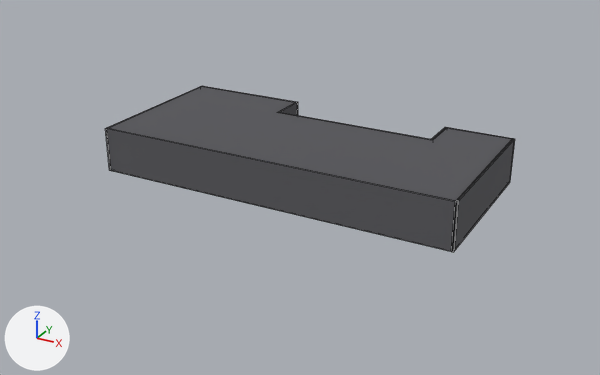
The Blender file lecoach_gym.blend as it was, and as the next commit left it.
Camera for both pictures: a 50 mm camera at (32.1, -58.8, 28.5) aimed at (0.3, -1.0, -0.4). Every picture has the same lights, and +X, +Y and +Z are marked at lower left. The picture after the commit comes second. Mesh edges are drawn as thin lines.

In view in the first picture: 'Ceiling', 'E_front', 'E_funcback', 'E_funcstep', 'E_left', 'E_legback', 'E_legstep', 'E_mainback', 'E_right'.
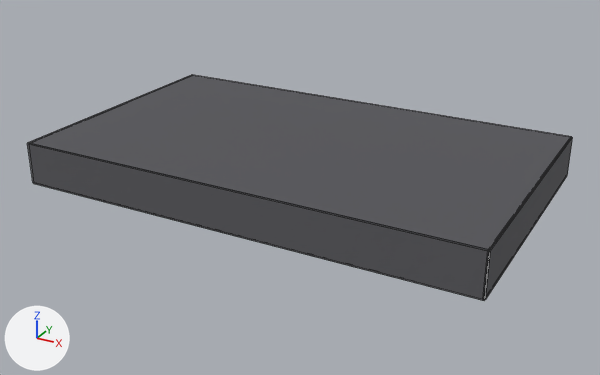
Not visible in the pictures: 'Wall_Left'.

Boxes (x1, y1, x2, y2) around the edits, measured in the pictures (600 x 375 px):
'Ceiling', reshaped (35% wider, 53% taller)
    before: (109, 86, 512, 201)
    after: (28, 74, 572, 250)
'Wall_Front', added
    after: (27, 144, 489, 300)
'E_front', deleted
    before: (105, 128, 459, 251)
'Wall_Right', added
    after: (484, 137, 573, 300)
'E_right', deleted
    before: (451, 139, 514, 252)
'Floor', reshaped (not visible before)
    after: (34, 183, 485, 301)
'E_left', deleted
    before: (105, 86, 201, 171)
'E_legstep', deleted
    before: (277, 102, 298, 115)
'E_mainback', deleted
    before: (278, 112, 431, 140)
'E_funcback', deleted
    before: (447, 127, 515, 180)
'E_legback', deleted
    before: (204, 86, 298, 113)
'E_funcstep', deleted
    before: (431, 127, 447, 140)

The change, as a list of edits to the scene's bpy script:
```text
Change me_floor:
    verts and faces of me_floor; kept vertices keep their numbers, new ones are numbered from 8
    remove me_floor.from_pydata(...)  # 8 vertices, 1 face; spans x -16.0..16.0, y -6.5..8.0, z 0.0
    add me_floor.from_pydata(...)  # 8 vertices, 6 faces; spans x -20.0..20.0, y -11.9..11.9, z -0.1..0.0
    me_floor part 1
    add delete_vertices([*range(0, 8)])  # with the faces that use them
    add verts[8] = (-20.0, -11.9, -0.1)  # pixel (33, 183)
    add verts[9] = (-20.0, -11.9, 0.0)  # pixel (33, 182)
    add verts[10] = (-20.0, 11.9, -0.1)
    add verts[11] = (-20.0, 11.9, 0.0)
    add for new, old in zip([*range(12, 16)], [*range(8, 12)]): verts[new] = verts[old] + (40.0, 0.0, 0.0)
    add faces += [(8, 9, 11, 10), (10, 11, 15, 14), (12, 14, 15, 13), (8, 12, 13, 9), (8, 10, 14, 12), (9, 13, 15, 11)]
Change me_ceiling:
    verts and faces of me_ceiling; kept vertices keep their numbers, new ones are numbered from 8
    remove me_ceiling.from_pydata(...)  # 8 vertices, 1 face; spans x -16.0..16.0, y -6.5..8.0, z 4.0
    add me_ceiling.from_pydata(...)  # 8 vertices, 6 faces; spans x -20.0..20.0, y -11.9..11.9, z 3.6..3.7
    me_ceiling part 2
    add delete_vertices([*range(0, 8)])  # with the faces that use them
    add verts[8] = (-20.0, -11.9, 3.6)  # pixel (28, 143)
    add verts[9] = (-20.0, -11.9, 3.7)  # pixel (27, 142)
    add verts[10] = (-20.0, 11.9, 3.6)  # pixel (192, 75)
    add verts[11] = (-20.0, 11.9, 3.7)  # pixel (192, 74)
    add for new, old in zip([*range(12, 16)], [*range(8, 12)]): verts[new] = verts[old] + (40.0, 0.0, 0.0)
    add faces += [(8, 9, 11, 10), (10, 11, 15, 14), (12, 14, 15, 13), (8, 12, 13, 9), (8, 10, 14, 12), (9, 13, 15, 11)]
Remove ob_e_front:
    ob_e_front = bpy.data.objects.new('E_front', me_cube)
Remove ob_e_right:
    ob_e_right = bpy.data.objects.new('E_right', me_cube_001)
Remove ob_e_funcback:
    ob_e_funcback = bpy.data.objects.new('E_funcback', me_cube_002)
Remove ob_e_funcstep:
    ob_e_funcstep = bpy.data.objects.new('E_funcstep', me_cube_003)
Remove ob_e_mainback:
    ob_e_mainback = bpy.data.objects.new('E_mainback', me_cube_004)
Remove ob_e_legstep:
    ob_e_legstep = bpy.data.objects.new('E_legstep', me_cube_005)
Remove ob_e_legback:
    ob_e_legback = bpy.data.objects.new('E_legback', me_cube_006)
Remove ob_e_left:
    ob_e_left = bpy.data.objects.new('E_left', me_cube_007)
Add ob_wall_right:
    ob_wall_right = bpy.data.objects.new('Wall_Right', me_cube_005_1)  # a box spanning x 19.9..20.1, y -11.9..11.9, z 0.0..3.6; in mat_wallext (dark grey #59595d)
    ob_wall_right.location = (0.0, 0.0, 0.0)
Add ob_wall_left:
    ob_wall_left = bpy.data.objects.new('Wall_Left', me_cube_004_1)  # a box spanning x -20.1..-19.9, y -11.9..11.9, z 0.0..3.6; in mat_wallext (dark grey #59595d)
    ob_wall_left.location = (0.0, 0.0, 0.0)
Add ob_wall_front:
    ob_wall_front = bpy.data.objects.new('Wall_Front', me_cube_002_1)  # a box spanning x -20.0..20.0, y -12.0..-11.8, z 0.0..3.6; in mat_wallext (dark grey #59595d)
    ob_wall_front.location = (0.0, 0.0, 0.0)
```
